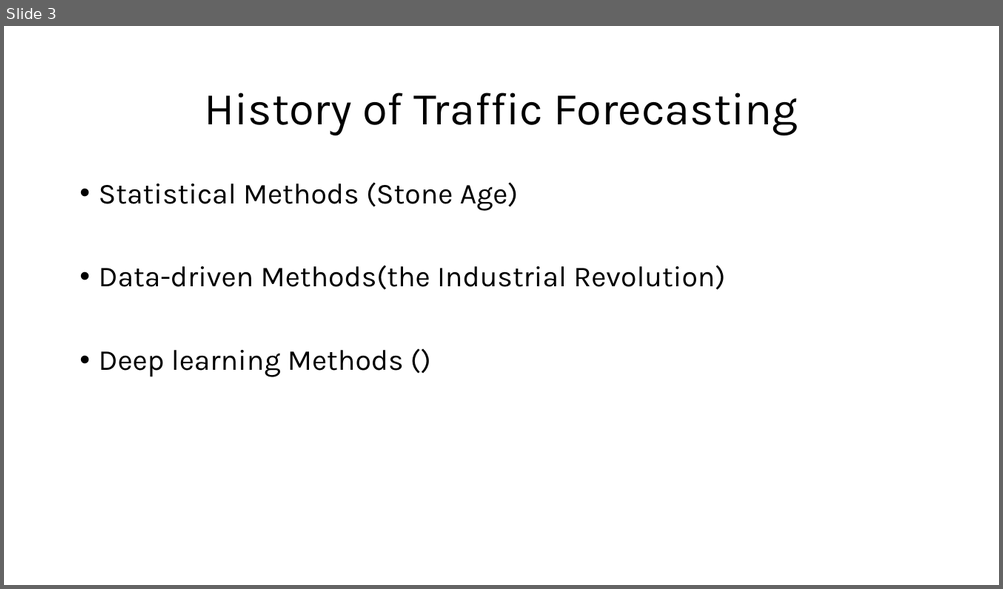
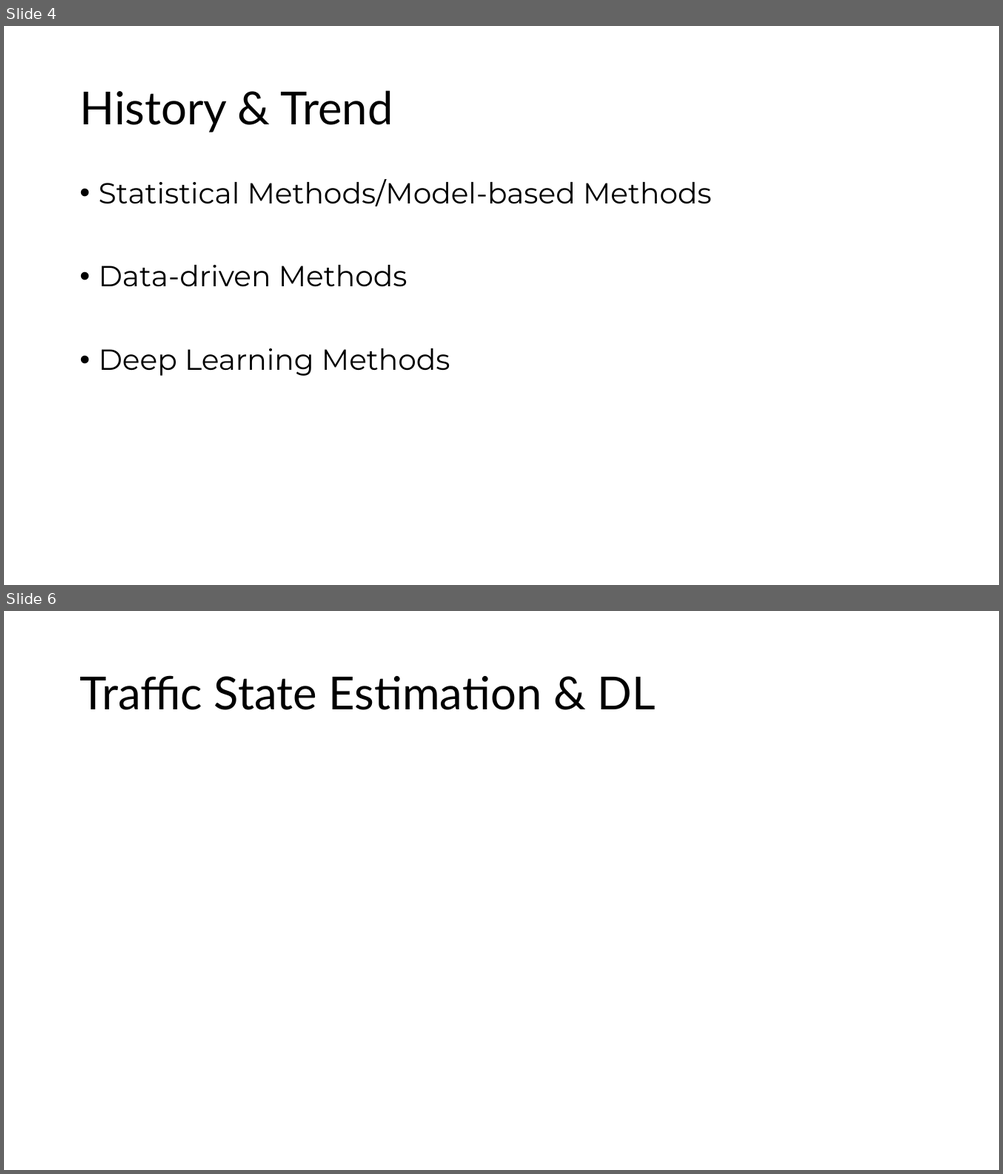
Before and after one commit to zhengyouhan/TransInfos24, a slide deck: Rinko_Drafts/A Brief Survey on Deep Learning in.pptx. Shown one above the other, each under a label of ours: slide 3 before the commit, slides 4 and 6 after it; the slides between them are not shown. The pictures are 1003x589 and 1003x1174 pixels, drawn with LibreOffice and Linux fonts; fonts in the diff are those of the drawing. Boxes give left, top, right and bottom in pixels: in the first picture for what was removed or moved away, otherwise in the second. Text is boxed around its words. In the diff, an @@ line names an element or a change of style, - is before the commit and + after.

```diff
--- a/Rinko_Drafts/A Brief Survey on Deep Learning in.pptx
+++ b/Rinko_Drafts/A Brief Survey on Deep Learning in.pptx
@@ slide 6 added at bbox=[4, 611, 999, 1170], background #FFFFFF @@
@@ title added at bbox=[79, 675, 655, 710], 44 pt, text #000000 @@
+Traffic State Estimation & DL
@@ what was slide 3 is now slide 4 @@
@@ slide 4 changed as well @@
@@ title at bbox=[79, 90, 393, 133]: text changed; font Karla to Lato @@
-History of Traffic Forecasting
+History & Trend
@@ text at bbox=[99, 179, 711, 376]: text changed; font Karla to Montserrat @@
-• Statistical Methods (Stone Age)
-• Data-driven Methods(the Industrial Revolution)
-• Deep learning Methods ()
+• Statistical Methods/Model-based Methods
+• Data-driven Methods
+• Deep Learning Methods
```
Also in this commit, not shown: 2 other slides changed, 2 other slides added, 1 slide removed.
